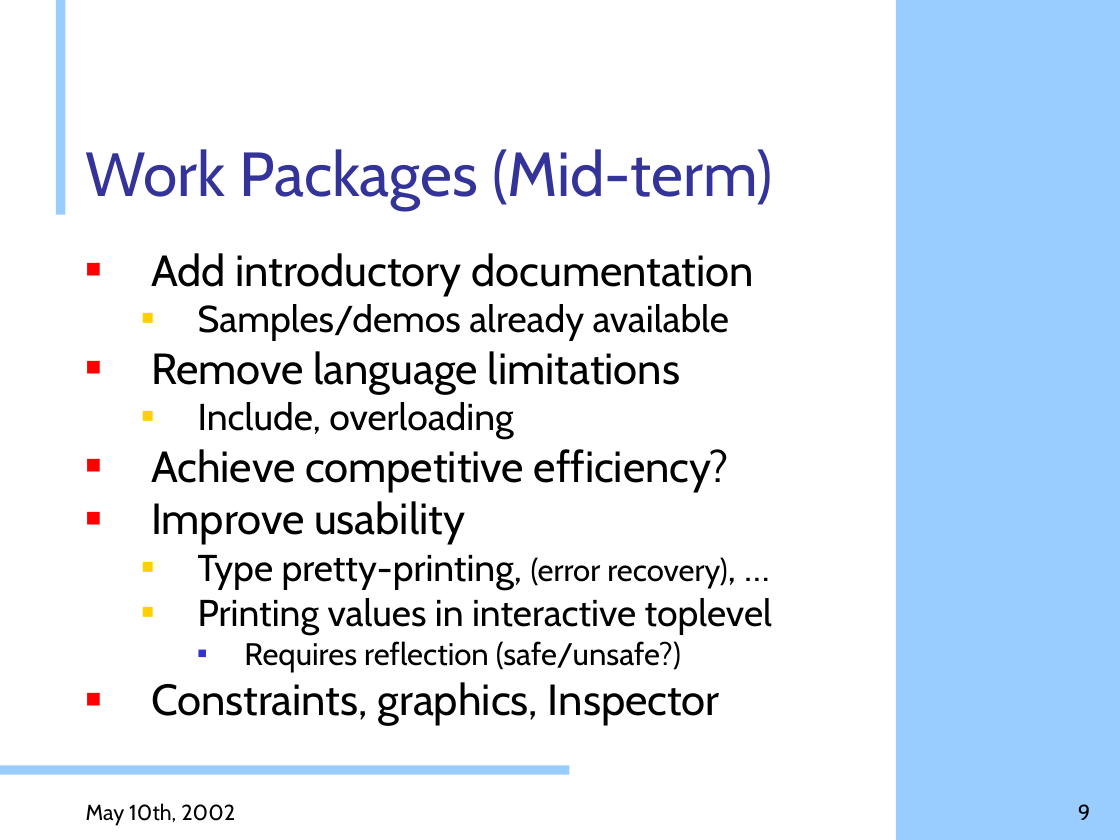
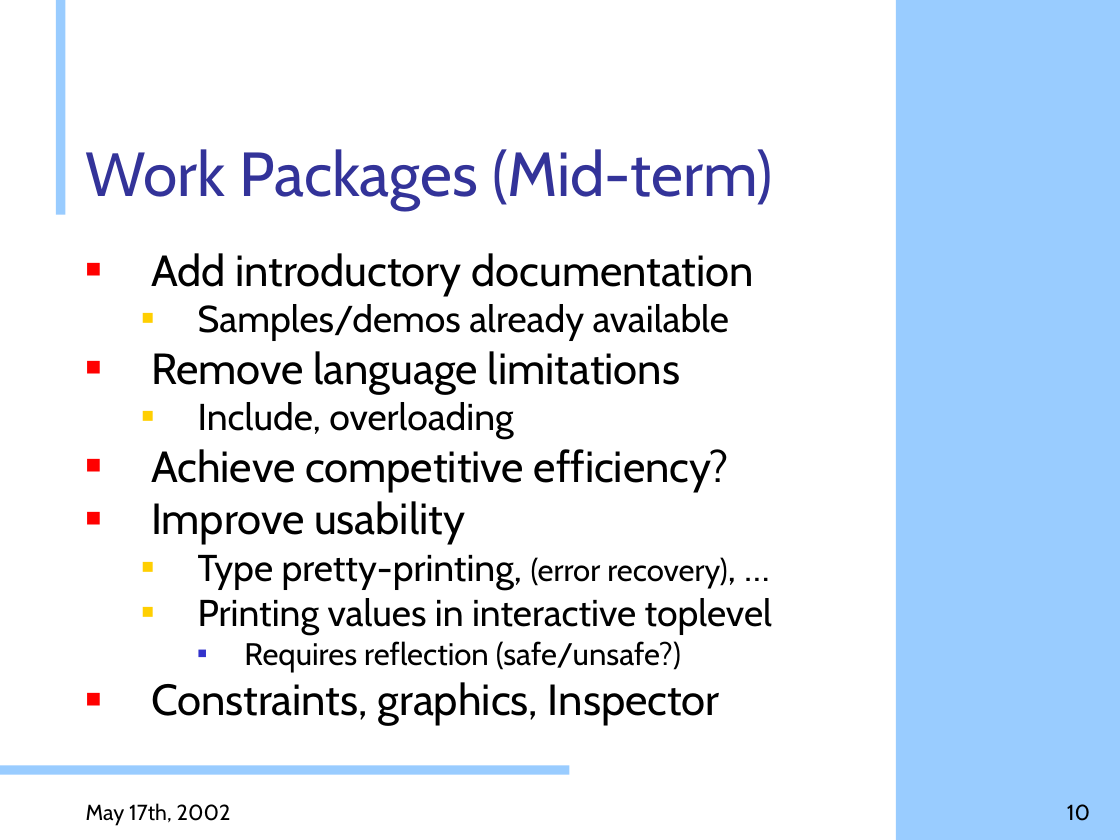
Before and after one commit to doublec/aliceml-abandoned, a slide deck: slide 10 of doc/presentations/progress20020510 Leif.ppt (slide 9 before the commit). Drawn at 1120x840 pixels with LibreOffice and Linux fonts; fonts in the diff are those of the drawing; background and template pictures are left out. Boxes give left, top, right and bottom in pixels: in the first picture for what was removed or moved away, otherwise in the second. Text is boxed around its words. In the diff, an @@ line names an element or a change of style, - is before the commit and + after.

```diff
--- a/doc/presentations/progress20020510 Leif.ppt
+++ b/doc/presentations/progress20020510 Leif.ppt
@@ text at <box>86,803,231,825</box>: text changed @@
-May 10th, 2002
+May 17th, 2002
@@ page number at <box>1067,804,1090,821</box>: text changed @@
-9
+10
```
Also in this commit, not shown: 9 other slides changed, 1 slide added.
